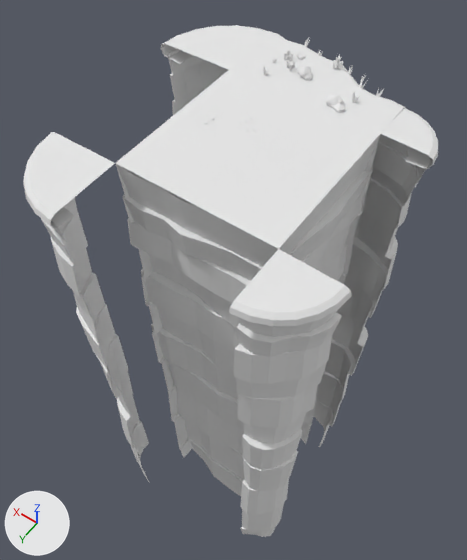
A saved change to the FBX model assets/Strategy_Kit/Unity/Assets/Vitaria/Models/Isle/Blocks/Isle_Block_4_2.fbx.
Before and after are seen from a camera (50 mm lens) standing at (-4.8, 3.5, 11.3) and looking at (4.2, -9.0, -8.4). The lights are fixed; the arrows at lower left show +X, +Y and +Z. The first picture is the older version. Where no turn or scale is listed for an object, it has been applied to the vertices.

In view in the first picture: 'Corner_NE', 'Corner_NW', 'Corner_SE', 'Corner_SW', 'Ledge_S', 'Top', 'Wall_E', 'Wall_N', 'Wall_S', 'Wall_W' and 1 more.
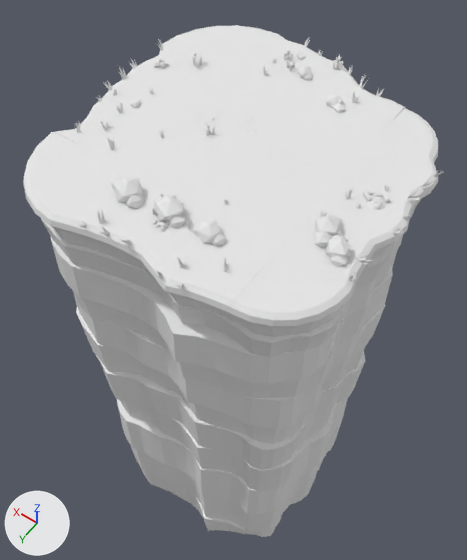
Changed parts and their boxes [x1, y1, x2, y2] in the pictures (467 x 560 px):
'Ledge_N', added
    after: [51, 163, 278, 533]
'Ledge_W', added
    after: [279, 134, 444, 514]
'Ledge_E', added
    after: [51, 39, 228, 163]
'WildGround', added
    after: [160, 124, 228, 204]
'Wall_N', unchanged, covered by the edit
    before: [116, 164, 278, 496]
'Corner_SW', unchanged, covered by the edit
    before: [319, 108, 438, 447]
    after: [381, 108, 438, 268]
'Wall_W', unchanged, covered by the edit
    before: [279, 135, 380, 281]
'Wall_E', unchanged, covered by the edit
    before: [116, 70, 227, 458]

What changed in the scene script:
```text
Add me_isle_4_2_ledge_n_001:
    me_isle_4_2_ledge_n_001.from_pydata(...)  # 1104 vertices, 1676 faces; spans x 0.0..5.0, y -5.0..-2.6, z -19.4..0.5
    me_isle_4_2_ledge_n_001.materials.append(mat_vitaria_palette)  # its picture is missing
Add me_isle_4_2_wildground_001:
    me_isle_4_2_wildground_001.from_pydata(...)  # 136 vertices, 192 faces; spans x 1.77..4.73, y -7.45..-5.41, z -0.03..0.23
    me_isle_4_2_wildground_001.materials.append(mat_vitaria_palette)  # its picture is missing
Add me_isle_4_2_ledge_w_001:
    me_isle_4_2_ledge_w_001.from_pydata(...)  # 986 vertices, 1480 faces; spans x -2.1..0.0, y -10.0..-5.0, z -20.0..0.4
    me_isle_4_2_ledge_w_001.materials.append(mat_vitaria_palette)  # its picture is missing
Add me_isle_4_2_ledge_e_001:
    me_isle_4_2_ledge_e_001.from_pydata(...)  # 1090 vertices, 1631 faces; spans x 5.0..7.7, y -10.0..-5.0, z -19.6..0.4
    me_isle_4_2_ledge_e_001.materials.append(mat_vitaria_palette)  # its picture is missing
Add ob_ledge_n:
    ob_ledge_n = bpy.data.objects.new('Ledge_N', me_isle_4_2_ledge_n_001)
    ob_ledge_n.location = (0.0, 0.0, 0.0)
Add ob_wildground:
    ob_wildground = bpy.data.objects.new('WildGround', me_isle_4_2_wildground_001)
    ob_wildground.location = (0.0, 0.0, 0.0)
Add ob_ledge_w:
    ob_ledge_w = bpy.data.objects.new('Ledge_W', me_isle_4_2_ledge_w_001)
    ob_ledge_w.location = (0.0, 0.0, 0.0)
Add ob_ledge_e:
    ob_ledge_e = bpy.data.objects.new('Ledge_E', me_isle_4_2_ledge_e_001)
    ob_ledge_e.location = (0.0, 0.0, 0.0)
```
